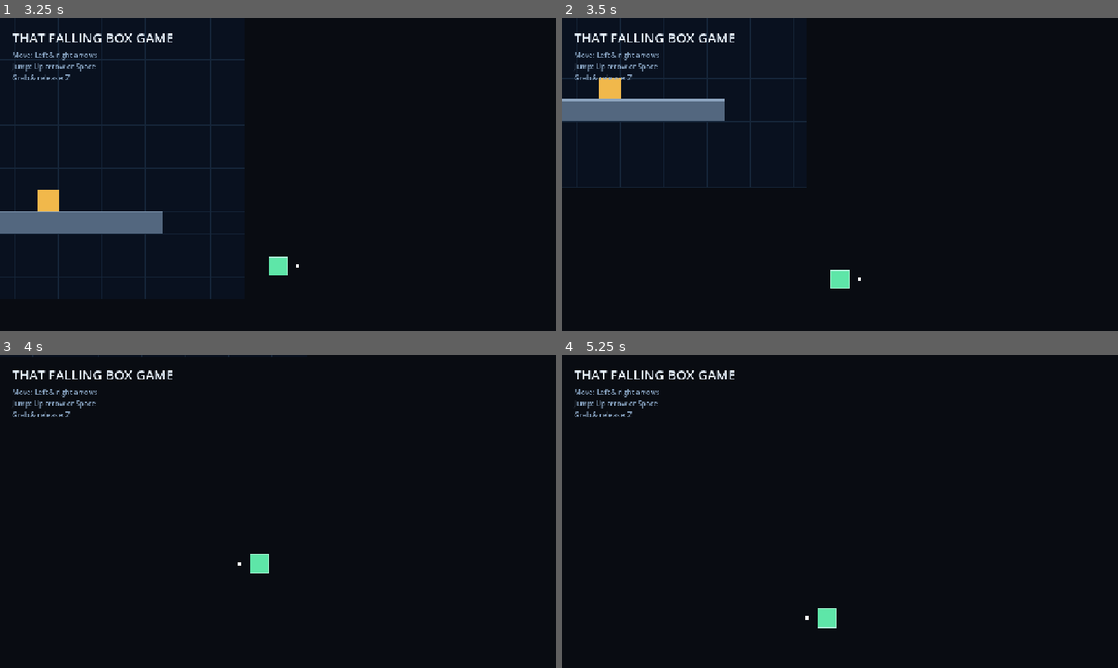
Above: before the commit, frames 1-4 (two rows, left to right).
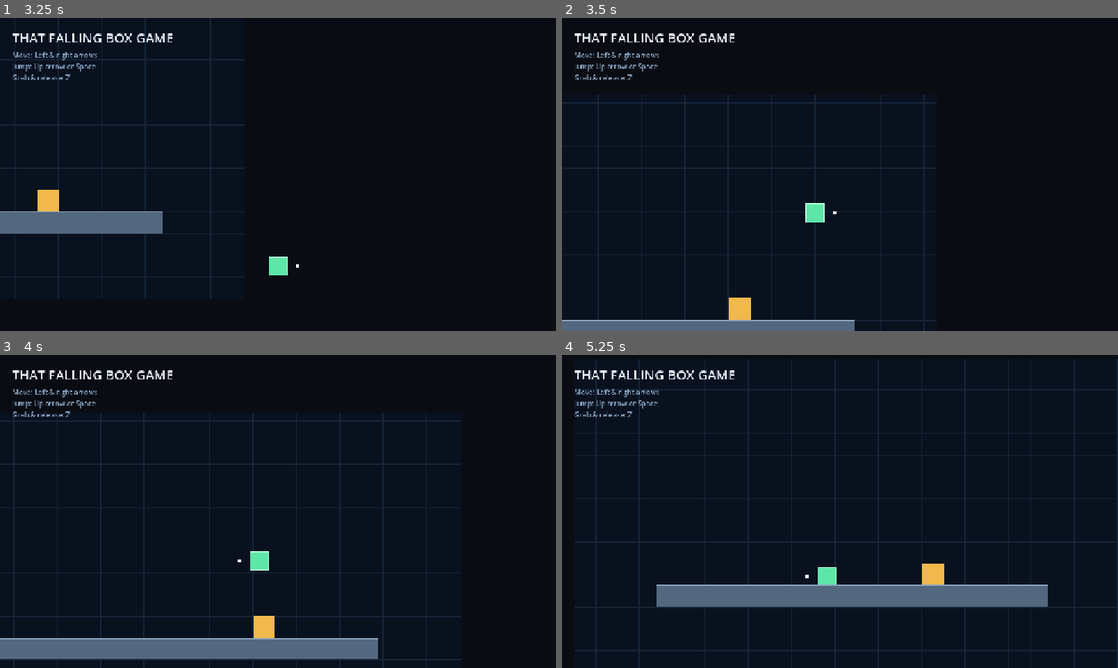
Above: after the commit, the same moments.

Repository: itsMapleLeaf/falling-box
Game: Godot game, scene res://src/main.tscn
The game is run twice, just before and just after one commit, with the same random seed, the same clock (stepped at 60 frames per second) and the same inputs.
Inputs (mouse positions are in pixels of both pictures, inside the frame that each line leads up to):
- Up to frame 1 (3.25 s): tap Enter at 0.5 s; move the mouse to (400, 158) at 0.52 s; hold Right (move_right) 0.53-1.25 s; tap Z (jump) at 0.6, 0.77, 1.07, 2.3 s; click (400, 158) at 0.67 s; drag from (166, 190) to (250, 237) at 1.27 s; move the mouse to (333, 105) at 2.02 s; hold Right (move_right) 2.03-2.75 s; hold Shift 2.03-2.75 s; drag from (250, 237) to (111, 127) at 2.77 s
- Up to frame 2 (3.5 s): no input
- Up to frame 3 (4 s): move the mouse to (444, 558) at 3.52 s; hold Left (move_left) from 3.53 s (still down); tap Ctrl at 3.6 s; tap Z (jump) at 3.77, 3.8 s
- Up to frame 4 (5.25 s): tap Z (jump) at 4.07 s; release Left (move_left) at 4.25 s; drag from (673, 464) to (756, 433) at 4.27 s; move the mouse to (867, 511) at 5.02 s; hold Left (move_left) from 5.03 s (still down); tap I at 5.1 s; click (867, 511) at 5.17 s

Frame 1 is identical in both runs. In frame 2, 8.0% of the frame differs, in the area x 0-68%, y 0-100%; in frame 3, 8.2%; in frame 4, 10%, in the area x 2-100%, y 1-100%.

Commit message:
fallout respawn

Diff:
--- a/src/main.tscn
+++ b/src/main.tscn
@@ -59,8 +59,21 @@
 [node name="CollisionShape2D" type="CollisionShape2D" parent="Platform" unique_id=1194835286]
 shape = SubResource("RectangleShape2D_platform")
 
-[node name="Player" parent="." unique_id=1988052361 instance=ExtResource("2_gh0ne")]
+[node name="Player" parent="." unique_id=1988052361 node_paths=PackedStringArray("fallout_threshold", "respawn_left", "respawn_right") instance=ExtResource("2_gh0ne")]
 position = Vector2(640, 498)
+fallout_threshold = NodePath("../FalloutThreshold")
+respawn_left = NodePath("../RespawnLeft")
+respawn_right = NodePath("../RespawnRight")
+
+[node name="RespawnLeft" type="Marker2D" parent="."]
+position = Vector2(210, 250)
+
+[node name="RespawnRight" type="Marker2D" parent="."]
+position = Vector2(1070, 250)
+
+[node name="FalloutThreshold" type="Marker2D" parent="." unique_id=1201628059]
+position = Vector2(640, 750)
+gizmo_extents = 25.0
 
 [node name="PreviewBox" type="MeshInstance2D" parent="." unique_id=475990805]
 modulate = Color(0.945, 0.722, 0.294, 1)
--- a/src/player.gd
+++ b/src/player.gd
@@ -1,13 +1,23 @@
 class_name Player
 extends CharacterBody2D
+
+signal respawned(at_position: Vector2)
 
 const CURSOR_DISTANCE := 25.0
 const MAX_JUMPS := 2
 
 @export var cursor: MeshInstance2D
+@export var fallout_threshold: Marker2D
+@export var respawn_left: Marker2D
+@export var respawn_right: Marker2D
 
 var facing := 1
 var jumps_remaining := MAX_JUMPS
+var respawn_rng := RandomNumberGenerator.new()
+
+
+func _ready() -> void:
+	respawn_rng.randomize()
 
 
 func _physics_process(delta: float) -> void:
@@ -41,3 +51,25 @@
 
 	if is_on_floor():
 		jumps_remaining = MAX_JUMPS
+
+	if (
+		fallout_threshold != null
+		and respawn_left != null
+		and respawn_right != null
+		and global_position.y > fallout_threshold.global_position.y
+	):
+		respawn()
+
+
+func respawn() -> void:
+	var minimum_x := minf(respawn_left.global_position.x, respawn_right.global_position.x)
+	var maximum_x := maxf(respawn_left.global_position.x, respawn_right.global_position.x)
+	var at_position := Vector2(
+		respawn_rng.randf_range(minimum_x, maximum_x),
+		respawn_left.global_position.y
+	)
+	global_position = at_position
+	velocity = Vector2.ZERO
+	jumps_remaining = MAX_JUMPS
+	reset_physics_interpolation()
+	respawned.emit(at_position)
--- a/src/player_test.gd
+++ b/src/player_test.gd
@@ -85,6 +85,44 @@
 	assert_eq(player.jumps_remaining, 2, "Landing should restore both jumps")
 
 
+func test_falling_far_past_the_threshold_respawns_player_above_platform() -> void:
+	watch_signals(player)
+
+	player.velocity = Vector2(100.0, GameConfig.MAX_FALL_SPEED)
+	player.global_position = player.fallout_threshold.global_position + Vector2(0.0, 5000.0)
+	await wait_physics_frames(3)
+
+	assert_signal_emitted(player, "respawned", "Falling out should trigger a respawn")
+	assert_true(
+		player.global_position.x >= player.respawn_left.global_position.x
+		and player.global_position.x <= player.respawn_right.global_position.x,
+		"Player should respawn within the horizontal spawn range"
+	)
+	assert_almost_eq(
+		player.global_position.y,
+		player.respawn_left.global_position.y,
+		5.0,
+		"Player should respawn high above the platform"
+	)
+	assert_lt(player.velocity.length(), 100.0, "Respawning should clear fall velocity")
+	assert_eq(player.jumps_remaining, 2, "Respawning should restore both jumps")
+
+
+func test_respawning_varies_the_horizontal_position() -> void:
+	player.respawn_rng.seed = 12345
+	var horizontal_positions := {}
+
+	for iteration in 8:
+		player.respawn()
+		horizontal_positions[player.global_position.x] = true
+
+	assert_gt(
+		horizontal_positions.size(),
+		1,
+		"Repeated respawns should not always choose the same horizontal position"
+	)
+
+
 func _press_jump() -> void:
 	Input.action_press("jump")
 	await wait_physics_frames(2)
